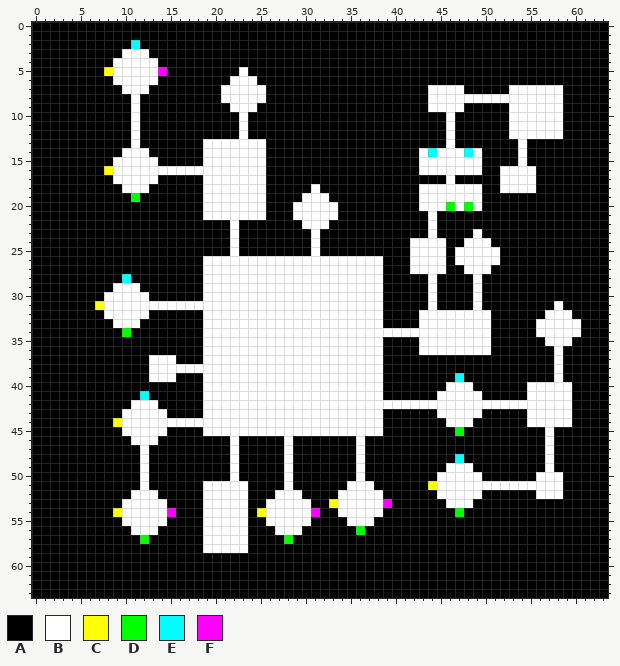
A pixel-art sprite gets an edit: Assets/DungeonAssets/Image/LayoutMap.png. The first picture shows the starting point.
The file is 64x64 pixels.
Palette (. is transparent): A #000000  B #ffffff  C #ffff00  D #00ff00  E #00ffff  F #ff00ff
Pixels before (only the part around the change), first column x 0:
 0 AAAAAAAAAAAAAAAAAAAAAAAAAAAAAAAAAAAAAAAAAAAAAAAAAAAAAAAAAAAAAAAA
 1 AAAAAAAAAAAAAAAAAAAAAAAAAAAAAAAAAAAAAAAAAAAAAAAAAAAAAAAAAAAAAAAA
 2 AAAAAAAAAAAEAAAAAAAAAAAAAAAAAAAAAAAAAAAAAAAAAAAAAAAAAAAAAAAAAAAA
 3 AAAAAAAAAABBBAAAAAAAAAAAAAAAAAAAAAAAAAAAAAAAAAAAAAAAAAAAAAAAAAAA
 4 AAAAAAAAABBBBBAAAAAAAAAAAAAAAAAAAAAAAAAAAAAAAAAAAAAAAAAAAAAAAAAA
 5 AAAAAAAACBBBBBFAAAAAAAABAAAAAAAAAAAAAAAAAAAAAAAAAAAAAAAAAAAAAAAA
 6 AAAAAAAAABBBBBAAAAAAAABBBAAAAAAAAAAAAAAAAAAAAAAAAAAAAAAAAAAAAAAA
 7 AAAAAAAAAABBBAAAAAAAABBBBBAAAAAAAAAAAAAAAAAABBBBAAAAABBBBBBAAAAA
 8 AAAAAAAAAAABAAAAAAAAABBBBBAAAAAAAAAAAAAAAAAABBBBBBBBBBBBBBBAAAAA
 9 AAAAAAAAAAABAAAAAAAAAABBBAAAAAAAAAAAAAAAAAAABBBBAAAAABBBBBBAAAAA
10 AAAAAAAAAAABAAAAAAAAAAABAAAAAAAAAAAAAAAAAAAAAABAAAAAABBBBBBAAAAA
11 AAAAAAAAAAABAAAAAAAAAAABAAAAAAAAAAAAAAAAAAAAAABAAAAAABBBBBBAAAAA
12 AAAAAAAAAAABAAAAAAAAAAABAAAAAAAAAAAAAAAAAAAAAABAAAAAABBBBBBAAAAA
13 AAAAAAAAAAABAAAAAAABBBBBBBAAAAAAAAAAAAAAAAAAAABAAAAAAABAAAAAAAAA
14 AAAAAAAAAABBBAAAAAABBBBBBBAAAAAAAAAAAAAAAAABEBBBEBAAAABAAAAAAAAA
15 AAAAAAAAABBBBBAAAAABBBBBBBAAAAAAAAAAAAAAAAABBBBBBBAAAABAAAAAAAAA
16 AAAAAAAACBBBBBBBBBBBBBBBBBAAAAAAAAAAAAAAAAABBBBBBBAABBBBAAAAAAAA
17 AAAAAAAAABBBBBAAAAABBBBBBBAAAAAAAAAAAAAAAAAAAABAAAAABBBBAAAAAAAA
18 AAAAAAAAAABBBAAAAAABBBBBBBAAAAABAAAAAAAAAAABBBBBBBAABBBBAAAAAAAA
19 AAAAAAAAAAADAAAAAAABBBBBBBAAAABBBAAAAAAAAAABBBBBBBAAAAAAAAAAAAAA
20 AAAAAAAAAAAAAAAAAAABBBBBBBAAABBBBBAAAAAAAAABBBDBDBAAAAAAAAAAAAAA
21 AAAAAAAAAAAAAAAAAAABBBBBBBAAABBBBBAAAAAAAAAABAAAAAAAAAAAAAAAAAAA
22 AAAAAAAAAAAAAAAAAAAAAABAAAAAAABBBAAAAAAAAAAABAAAAAAAAAAAAAAAAAAA
23 AAAAAAAAAAAAAAAAAAAAAABAAAAAAAABAAAAAAAAAAAABAAAABAAAAAAAAAAAAAA
24 AAAAAAAAAAAAAAAAAAAAAABAAAAAAAABAAAAAAAAAABBBBAABBBAAAAAAAAAAAAA
25 AAAAAAAAAAAAAAAAAAAAAABAAAAAAAABAAAAAAAAAABBBBABBBBBAAAAAAAAAAAA
26 AAAAAAAAAAAAAAAAAAABBBBBBBBBBBBBBBBBBBBAAABBBBABBBBBAAAAAAAAAAAA
27 AAAAAAAAAAAAAAAAAAABBBBBBBBBBBBBBBBBBBBAAABBBBAABBBAAAAAAAAAAAAA
28 AAAAAAAAAAEAAAAAAAABBBBBBBBBBBBBBBBBBBBAAAAABAAAABAAAAAAAAAAAAAA
29 AAAAAAAAABBBAAAAAAABBBBBBBBBBBBBBBBBBBBAAAAABAAAABAAAAAAAAAAAAAA
30 AAAAAAAABBBBBAAAAAABBBBBBBBBBBBBBBBBBBBAAAAABAAAABAAAAAAAAAAAAAA
31 AAAAAAACBBBBBBBBBBBBBBBBBBBBBBBBBBBBBBBAAAAABAAAABAAAAAAAABAAAAA
32 AAAAAAAABBBBBAAAAAABBBBBBBBBBBBBBBBBBBBAAAABBBBBBBBAAAAAABBBAAAA
33 AAAAAAAAABBBAAAAAAABBBBBBBBBBBBBBBBBBBBAAAABBBBBBBBAAAAABBBBBAAA
34 AAAAAAAAAADAAAAAAAABBBBBBBBBBBBBBBBBBBBBBBBBBBBBBBBAAAAABBBBBAAA
35 AAAAAAAAAAAAAAAAAAABBBBBBBBBBBBBBBBBBBBAAAABBBBBBBBAAAAAABBBAAAA
36 AAAAAAAAAAAAAAAAAAABBBBBBBBBBBBBBBBBBBBAAAABBBBBBBBAAAAAAABAAAAA
37 AAAAAAAAAAAAABBBAAABBBBBBBBBBBBBBBBBBBBAAAAAAAAAAAAAAAAAAABAAAAA
38 AAAAAAAAAAAAABBBBBBBBBBBBBBBBBBBBBBBBBBAAAAAAAAAAAAAAAAAAABAAAAA
39 AAAAAAAAAAAAABBBAAABBBBBBBBBBBBBBBBBBBBAAAAAAAAEAAAAAAAAAABAAAAA
40 AAAAAAAAAAAAAAAAAAABBBBBBBBBBBBBBBBBBBBAAAAAAABBBAAAAAABBBBBAAAA
41 AAAAAAAAAAAAEAAAAAABBBBBBBBBBBBBBBBBBBBAAAAAABBBBBAAAAABBBBBAAAA
42 AAAAAAAAAAABBBAAAAABBBBBBBBBBBBBBBBBBBBBBBBBBBBBBBBBBBBBBBBBAAAA
43 AAAAAAAAAABBBBBAAAABBBBBBBBBBBBBBBBBBBBAAAAAABBBBBAAAAABBBBBAAAA
44 AAAAAAAAACBBBBBBBBBBBBBBBBBBBBBBBBBBBBBAAAAAAABBBAAAAAABBBBBAAAA
45 AAAAAAAAAABBBBBAAAABBBBBBBBBBBBBBBBBBBBAAAAAAAADAAAAAAAAABAAAAAA
46 AAAAAAAAAAABBBAAAAAAAABAAAAABAAAAAAABAAAAAAAAAAAAAAAAAAAABAAAAAA
47 AAAAAAAAAAAABAAAAAAAAABAAAAABAAAAAAABAAAAAAAAAAAAAAAAAAAABAAAAAA
48 AAAAAAAAAAAABAAAAAAAAABAAAAABAAAAAAABAAAAAAAAAAEAAAAAAAAABAAAAAA
49 AAAAAAAAAAAABAAAAAAAAABAAAAABAAAAAAABAAAAAAAAABBBAAAAAAAABAAAAAA
50 AAAAAAAAAAAABAAAAAAAAABAAAAABAAAAAAABAAAAAAAABBBBBAAAAAABBBAAAAA
51 AAAAAAAAAAAABAAAAAABBBBBAAAABAAAAAABBBAAAAAACBBBBBBBBBBBBBBAAAAA
52 AAAAAAAAAAABBBAAAAABBBBBAAABBBAAAABBBBBAAAAAABBBBBAAAAAABBBAAAAA
53 AAAAAAAAAABBBBBAAAABBBBBAABBBBBAACBBBBBFAAAAAABBBAAAAAAAAAAAAAAA
54 AAAAAAAAACBBBBBFAAABBBBBACBBBBBFAABBBBBAAAAAAAADAAAAAAAAAAAAAAAA
55 AAAAAAAAAABBBBBAAAABBBBBAABBBBBAAAABBBAAAAAAAAAAAAAAAAAAAAAAAAAA
56 AAAAAAAAAAABBBAAAAABBBBBAAABBBAAAAAADAAAAAAAAAAAAAAAAAAAAAAAAAAA
57 AAAAAAAAAAAADAAAAAABBBBBAAAADAAAAAAAAAAAAAAAAAAAAAAAAAAAAAAAAAAA
58 AAAAAAAAAAAAAAAAAAABBBBBAAAAAAAAAAAAAAAAAAAAAAAAAAAAAAAAAAAAAAAA
59 AAAAAAAAAAAAAAAAAAAAAAAAAAAAAAAAAAAAAAAAAAAAAAAAAAAAAAAAAAAAAAAA
60 AAAAAAAAAAAAAAAAAAAAAAAAAAAAAAAAAAAAAAAAAAAAAAAAAAAAAAAAAAAAAAAA
61 AAAAAAAAAAAAAAAAAAAAAAAAAAAAAAAAAAAAAAAAAAAAAAAAAAAAAAAAAAAAAAAA
62 AAAAAAAAAAAAAAAAAAAAAAAAAAAAAAAAAAAAAAAAAAAAAAAAAAAAAAAAAAAAAAAA
63 AAAAAAAAAAAAAAAAAAAAAAAAAAAAAAAAAAAAAAAAAAAAAAAAAAAAAAAAAAAAAAAA
New version:
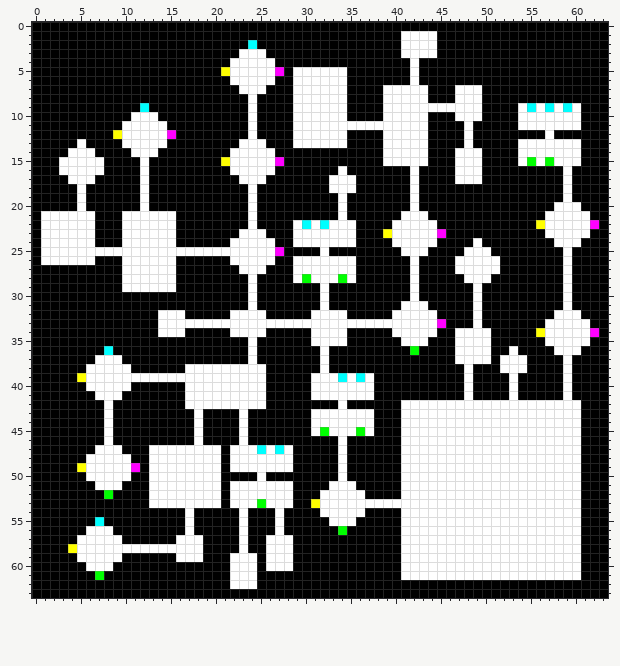
From old to new:
Changed rows in their new state; - is an unchanged pixel.
first column x 1:
 1 ----------------------------------------BBBB------------------
 2 ----------A------------E----------------BBBB------------------
 3 ---------AAA----------BBB---------------BBBB------------------
 4 --------AAAAA--------BBBBB---------------B--------------------
 5 -------AAAAAAA------CB-BBBF-BBBBBB-------B--------------------
 6 --------AAAAA-----------BB--BBBBBB-------B--------------------
 7 ---------AAA--------AA------BBBBBB----BBBBBAAA-BB---AAAAAA----
 8 ----------A---------AAA-A---BBBBBB----BBBBBAAA---AAAAAAAAA----
 9 ----------AE---------AA-----BBBBBB----BBBBB----BB---A-E-E-EB--
10 -----------BB---------AB----BBBBBB----BBBBB--ABBB---A-----BB--
11 ---------B-BBB--------AB----BBBBBBBBBBBBBBB--A-B----A-----BB--
12 --------CB-BBBF-------AB----BBBBBB----BBBBB--A-B----AAAA-A----
13 ----B----B-BBB----AAAA------BBBBBB----BBBBB--A-B------BBBBBB--
14 ---BBB---A--B-----AAA----B------------BBBB-AAA-B------BBBBBB--
15 --BBBBB-AAA-A-----AAC----BF-----------BBBB-AAA--------DBDBBB--
16 --BBBBBAAAA-AAAAAAAAA----B-------B-------BAAAA-----AAAA---B---
17 ---BBB--AAA-A-----AAAA----------BBB------B---ABBB--AAAA---B---
18 ----B----AA-------AAAAA-A-----A-BBB------BAAAAAAA--AAAA---B---
19 ----B-----AB------AAAAA-A----AAA-B-------BAAAAAAA---------B---
20 ----B------B------AAAAA-A---AAAAAB-------BAAAAAAA--------BBB--
21 BBBBBB---BBBBBB---AAAAA-A---AAAAAB------BBBA------------BBBBB-
22 BBBBBB---BBBBBB------A-B----BE-EBBB----BBBB------------CBBBBBF
23 BBBBBB---BBBBBB------ABBB---BB-BBBB---CBBBB-F---A-------BBBBB-
24 BBBBBB---BBBBBB-------BBBB--BB-BBBB----BB---A--A-A-------BBB--
25 BBBBBBBBBBBBBBBBBBBBB-BBBBF---AB--------B--AA-A---A-------B---
26 BBBBBB---BBBBBB---AAA-----AA-------AAA----AAA-------------B---
27 ---------BBBBBB---AAAA---AAA-------AAA----AAA-B---B-------B---
28 ---------BBBBBB---AAAAA-AAAA-D---D-AAA---B-A---B-B--------B---
29 --------A--BBBB---AAAAA-AAAAAAA-AAAAAA---B-A--------------B---
30 -------AAAAA------AAAAA-AAAAAAA-AAAAAA---B-A--------------B---
31 ------AAAAAAAAAAAAAAAAA-AAAAAAA-AAAAAA--BBBA-------------AB---
32 -------AAAAA-BBB--AAA----AAAAA----AAAA-BBB--AAAA-A------A--B--
33 --------AAA--BBBBB--------------------BBBB--FAAA-A-----A----B-
34 ---------A---BBB--AAA----AAAAA----AAAAA-----AA---------C----BF
35 ------------------AAAAA-AAAAAA----AAAA--BB-AAA-------------BB-
36 -------E----------AAAAA-AAAAAAA-AAAAAA---DAAAA------B-----BB--
37 ------BBB---AAA---AAAAA-AAAAAAA-AAAAAA--------BBBB-BBB---AB---
38 -----BBBBB--AAAA---------AAAAAA-AAAAAA---------B---BBB---AB---
39 ----CBBBBBBB---BBB-------AAAAA---E-E-A--------AB----B----AB---
40 -----BBBBB------BB-------AAAAA-------A-------AA-----B-AAAA----
41 ------BBB--A----BB-------AAAAA-------A------AAA-A---B-AAAA----
42 -------B--AAA---BB-------AAAAAAAA-AAAAAA-------------------B--
43 -------B-AAAAA---BAAAA-AAAAAAA-------A--BBBB-----BBBBB-----B--
44 -------BAAAAAAAAA-AAAA-AAAAAAA-------A--BBBBB---BBBBBB-----B--
45 -------B-AAAAA---BAAAA-AAAAAAA-D---D-A--BBBBBBBBBBBBBBBB-BBB--
46 -------B--AAA----B---AB----A-----B-A----BBBBBBBBBBBBBBBB-BBB--
47 ------BBB--ABBBBBBBB--BBEBE------B-A----BBBBBBBBBBBBBBBB-BBB--
48 -----BBBBB-ABBBBBBBB--BBBBB------B-A----BBBBBBBBBBBBBBBB-BBB--
49 ----CBBBBBFABBBBBBBB--BBBBB------B-A----BBBBB---BBBBBBBB-BBB--
50 -----BBBBB-ABBBBBBBB-A--B--A-----B-A----BBBB-----BBBBBB---BB--
51 ------BBB--ABBBBBB--A--BBBB-----BB-AA---BBBB--------------BB--
52 -------D--AA-BBBBB--A--BBB--A--BB---AA--BBBB-----BBBBBB---BB--
53 ---------AAA--BBBB--A--BD---AACBB-----BBBBBBB---BBBBBBBBBBBB--
54 --------AAAAAAA-B-AAAA--AA-AAAABB---AA--BBBBBBBBBBBBBBBBBBBB--
55 ------E--AAAAA--B-AAAA---A-AAA--BB-AA---BBBBBBBBBBBBBBBBBBBB--
56 -----BBB--AAA---B-AAAA-----AA----D-A----BBBBBBBBBBBBBBBBBBBB--
57 ----BBBBB--A---BBBAAAA---BBB------------BBBBBBBBBBBBBBBBBBBB--
58 ---CBBBBBBBBBBBBBBAAAA---BBB------------BBBBBBBBBBBBBBBBBBBB--
59 ----BBBBB------BBB---BBB-BBB------------BBBBBBBBBBBBBBBBBBBB--
60 -----BBB-------------BBB-BBB------------BBBBBBBBBBBBBBBBBBBB--
61 ------D--------------BBB----------------BBBBBBBBBBBBBBBBBBBB--
62 ---------------------BBB--------------------------------------
Boxes around the changes in both pictures, in picture pixels (x1, y1, x2, y2):
changed: (41, 31, 599, 589)
